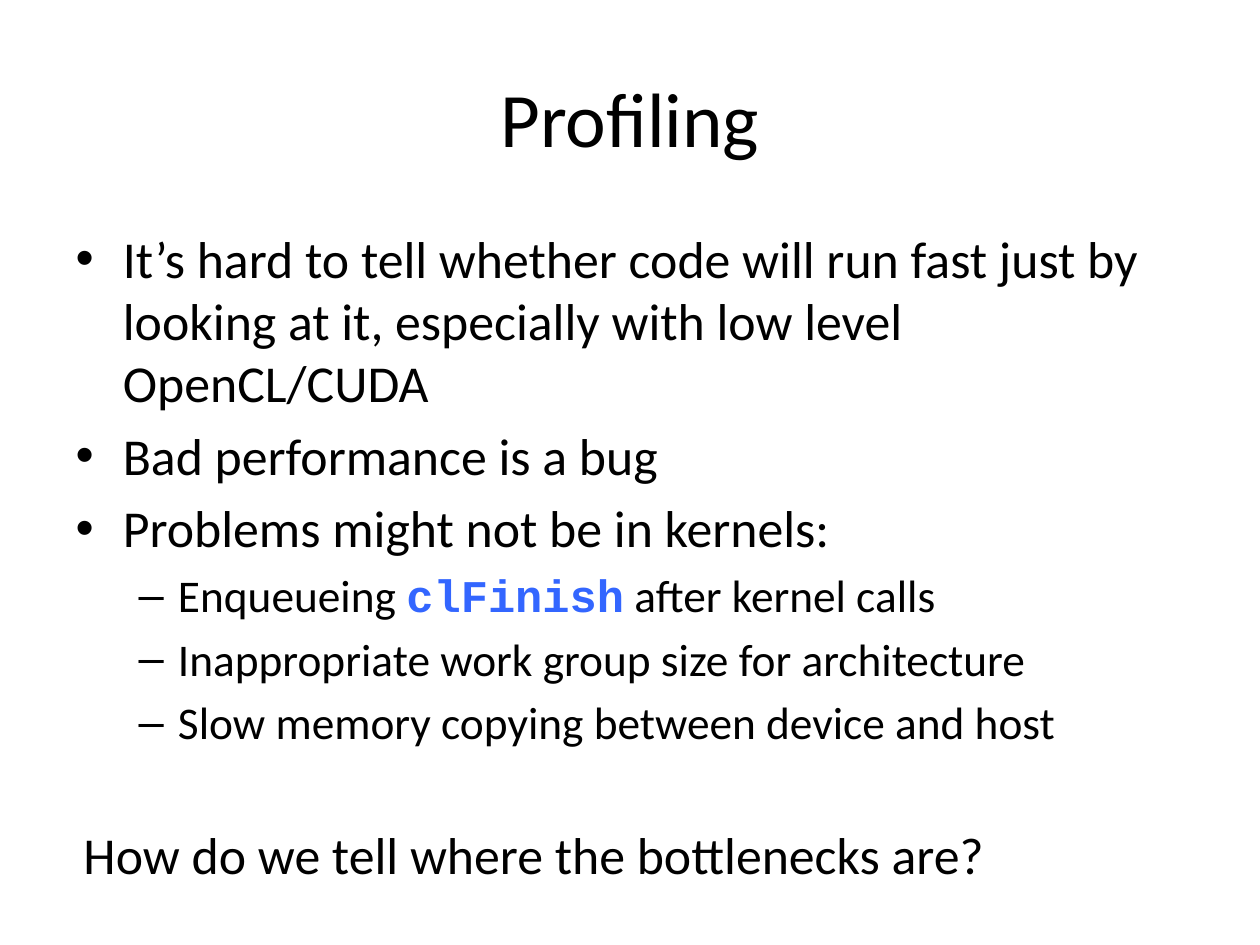
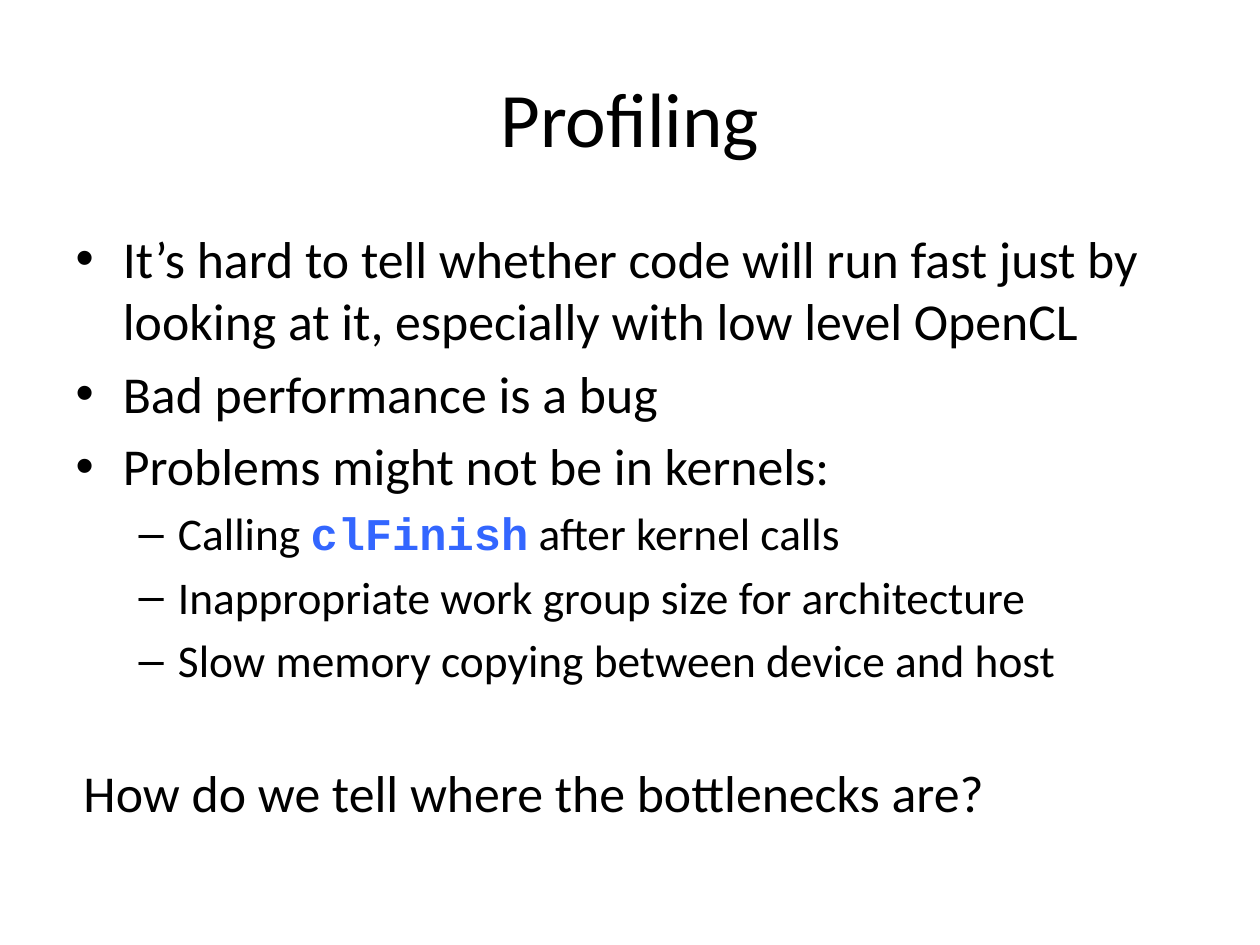
Before and after one commit to UoB-HPC/opencl-training-code, a slide deck: slide 2 of slides/advanced_part3.pptx. Drawn at 1260x945 pixels with LibreOffice and Linux fonts; fonts in the diff are those of the drawing. Boxes give left, top, right and bottom in pixels: in the first picture for what was removed or moved away, otherwise in the second. Text is boxed around its words. In the diff, an @@ line names an element or a change of style, - is before the commit and + after.

```diff
--- a/slides/advanced_part3.pptx
+++ b/slides/advanced_part3.pptx
@@ text at (123,241,1137,349): text changed @@
-• It’s hard to tell whether code will run fast just by looking at it, especially with low level OpenCL/CUDA
+• It’s hard to tell whether code will run fast just by looking at it, especially with low level OpenCL
@@ text at (178,518,839,558): text changed @@
-  – Enqueueing clFinish after kernel calls
+  – Calling clFinish after kernel calls
```
Also in this commit, not shown: 46 other slides changed, 2 slides added, 1 slide removed, 1 other file.
